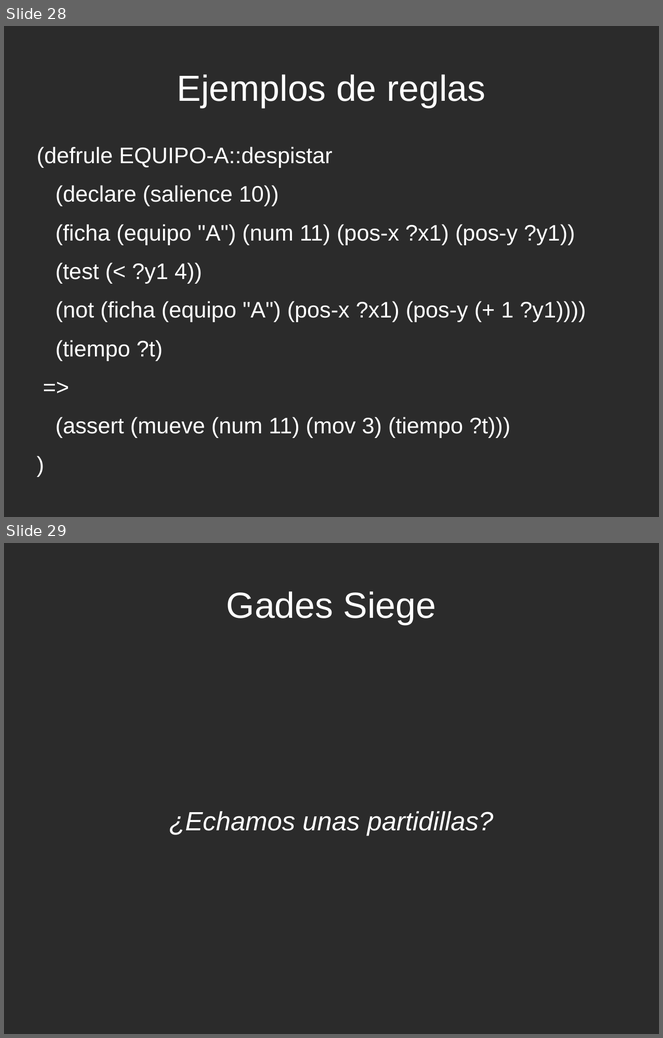
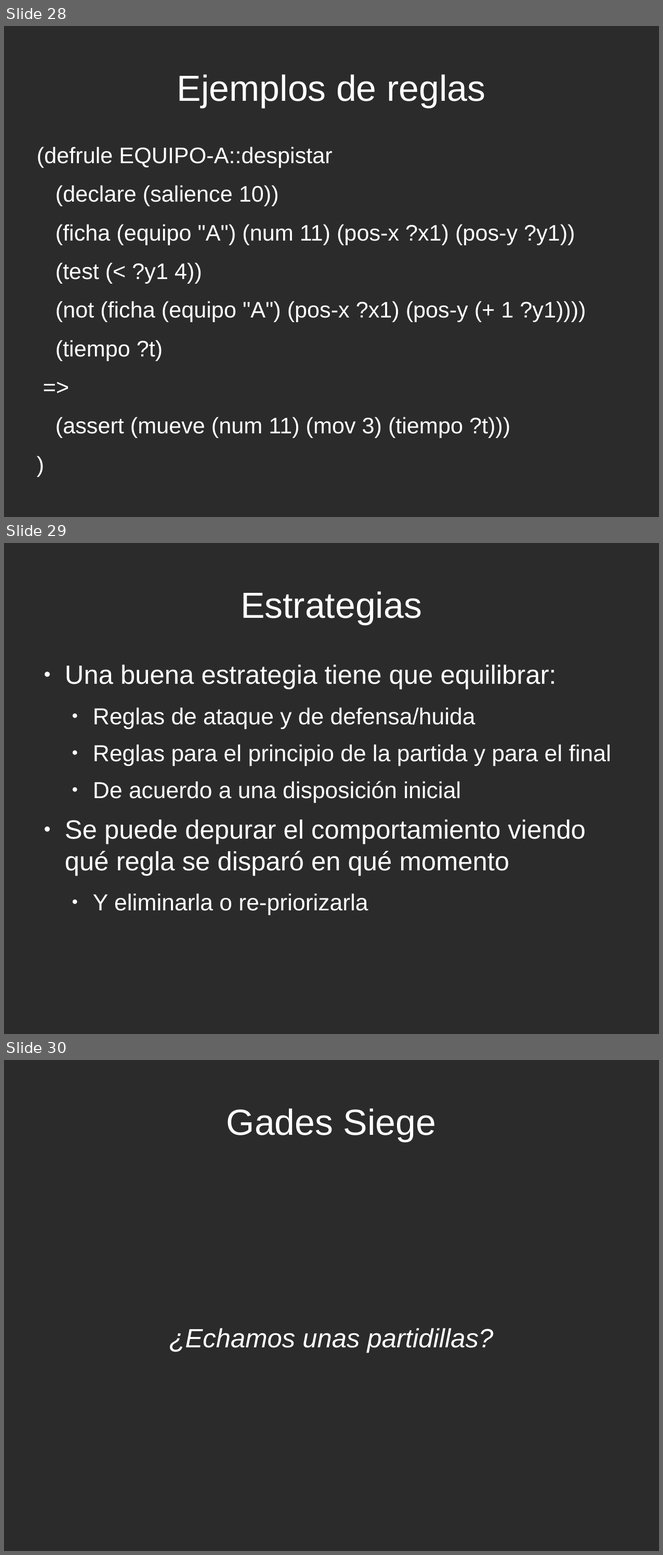
Before and after one commit to rompehielos013013013/gsiege, a slide deck: presentacion/expertoUCLM2014/SSEE-IA.odp. Shown one above the other, each under a label of ours: slides 28 and 29 before the commit, slides 28, 29 and 30 after it. The pictures are 663x1038 and 663x1555 pixels, drawn with LibreOffice and Linux fonts; fonts in the diff are those of the drawing; background and template pictures are left out; a plain dark background stands for a picture behind light text. Boxes give left, top, right and bottom in pixels: in the first picture for what was removed or moved away, otherwise in the second. Text is boxed around its words. In the diff, an @@ line names an element or a change of style, - is before the commit and + after.

```diff
--- a/presentacion/expertoUCLM2014/SSEE-IA.odp
+++ b/presentacion/expertoUCLM2014/SSEE-IA.odp
@@ slide 29 added at (x1=4, y1=543, x2=659, y2=1034), background picture (left out) @@
@@ title added at (x1=241, y1=591, x2=422, y2=625), 44 pt, text #FFFFFF @@
+Estrategias
@@ text added at (x1=65, y1=665, x2=611, y2=915), 28 pt, text #FFFFFF @@
+● Una buena estrategia tiene que equilibrar:
+  ● Reglas de ataque y de defensa/huida
+  ● Reglas para el principio de la partida y para el final
+  ● De acuerdo a una disposición inicial
+● Se puede depurar el comportamiento viendo qué regla se disparó en qué momento
+  ● Y eliminarla o re-priorizarla
@@ what was slide 29 is now slide 30 @@
```
Also in this commit, not shown: 1 other file.
